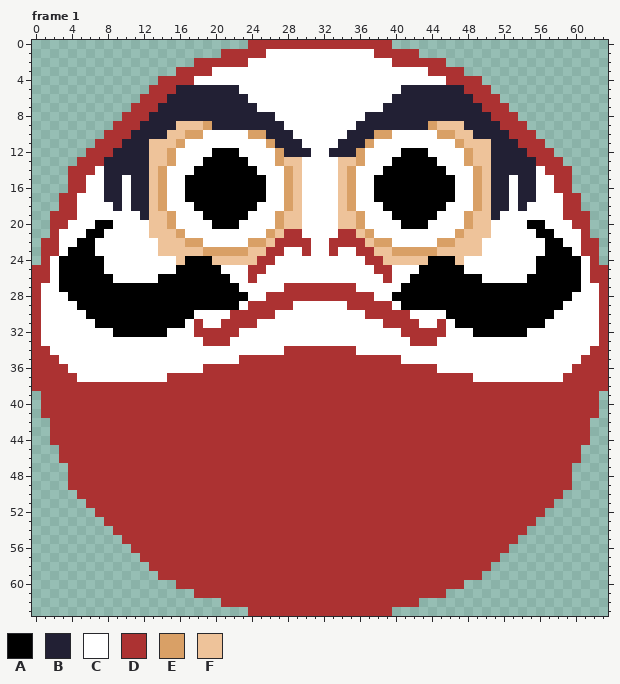
Pixel-art file: Assets/Draft/Base_Circle.aseprite. The picture above is the old version.
64x64 pixels, 1 frame. Shown: frame 1. The commit also changed other frames, which this record leaves out.
Visible layers, top first: "Pupils", "Eyebrow", "Eyes", "Mask", "Background".
Palette (. is transparent): A #000000  B #222034  C #ffffff  D #ac3232  E #d9a066  F #eec39a
Pixels before, frame 1 (only the part around the change), first column x 0:
 0 ........................DDDDDDDDDDDDDDDD........................
 1 .....................DDDDDCCCCCCCCCCCCDDDDD.....................
 2 ..................DDDDDDCCCCCCCCCCCCCCCCDDDDDD..................
 3 ................DDDDCCCCCCCCCCCCCCCCCCCCCCCCDDDD................
 4 ..............DDDDCCCCCCCCCCCCCCCCCCCCCCCCCCCCDDDD..............
 5 .............DDDBBBBBBBCCCCCCCCCCCCCCCCCCBBBBBBBDDD.............
 6 ............DDDBBBBBBBBBCCCCCCCCCCCCCCCCBBBBBBBBBDDD............
 7 ...........DDDBBBBBBBBBBBCCCCCCCCCCCCCCBBBBBBBBBBBDDD...........
 8 ..........DDDBBBBBBBBBBBBBBCCCCCCCCCCBBBBBBBBBBBBBBDDD..........
 9 .........DDDBBBBFFFEBBBBBBBBCCCCCCCCBBBBBBBBEFFFBBBBDDD.........
10 ........DDDBBBBFFEECCCCCEEBBBCCCCCCBBBEECCCCCEEFFBBBBDDD........
11 .......DDDBBBFFFECCCCCCCCCEBBBCCCCBBBECCCCCCCCCEFFFBBBDDD.......
12 ......DDDBBBBFFECCCCAAACCCCEBBBCCBBBECCCCAAACCCCEFFBBBBDDD......
13 .....DDDBBBBBFFECCCAAAAACCCEFFCCCCFFECCCAAAAACCCEFFBBBBBDDD.....
14 ....DDDCBBBBBFECCCAAAAAAACCCEFCCCCFECCCAAAAAAACCCEFBBBBBCDDD....
15 ....DDCCBBCBBFECCAAAAAAAAACCEFCCCCFECCAAAAAAAAACCEFBBCBBCCDD....
16 ....DDCCBBCBBFECCAAAAAAAAACCEFCCCCFECCAAAAAAAAACCEFBBCBBCCDD....
17 ...DDCCCBBCBBFECCAAAAAAAAACCEFCCCCFECCAAAAAAAAACCEFBBCBBCCCDD...
18 ...DDCCCCBCBBFECCCAAAAAAACCCEFCCCCFECCCAAAAAAACCCEFBBCBCCCCDD...
19 ..DDDCCCCCCCBFFECCCAAAAACCCEFFCCCCFFECCCAAAAACCCEFFBCCCCCCCDDD..
20 ..DDCCCAACCCCFFECCCCAAACCCCEFFCCCCFFECCCCAAACCCCEFFCCCCAACCCDD..
21 ..DCCCAACCCCCFFFECCCCCCCCCEFDDCCCCDDFECCCCCCCCCEFFFCCCCCAACCCD..
22 .DDCCAACCCCCCCFFFEECCCCCEEFDDDDCCDDDDFEECCCCCEEFFFCCCCCCCAACCDD.
23 .DDCAAACCCCCCCFFFFFEEEEEFFDDCCDCCDCCDDFFEEEEEFFFFFCCCCCCCAAACDD.
24 .DCAAAAACCCCCCCCFAAAFFFFFDDCCCCCCCCCCDDFFFFFAAAFCCCCCCCCAAAAACD.
25 DDCAAAAACCCCCCCCAAAAACCCDDCCCCCCCCCCCCDDCCCAAAAACCCCCCCCAAAAACDD
26 DDCAAAAAACCCCCAAAAAAAACCDCCCCCCCCCCCCCCDCCAAAAAAAACCCCCAAAAAACDD
27 DCCAAAAAAAAAAAAAAAAAAAACCCCCDDDDDDDDCCCCCAAAAAAAAAAAAAAAAAAAACCD
28 DCCCAAAAAAAAAAAAAAAAAAAACCDDDDDDDDDDDDCCAAAAAAAAAAAAAAAAAAAACCCD
29 DCCCCAAAAAAAAAAAAAAAAAACDDDDDCCCCCCDDDDDCAAAAAAAAAAAAAAAAAACCCCD
30 DCCCCCAAAAAAAAAAAACCCCDDDDDCCCCCCCCCCDDDDDCCCCAAAAAAAAAAAACCCCCD
31 DCCCCCCAAAAAAAAAACDCCDDDDCCCCCCCCCCCCCCDDDDCCDCAAAAAAAAAACCCCCCD
32 DCCCCCCCCAAAAAACCCDDDDDCCCCCCCCCCCCCCCCCCDDDDDCCCAAAAAACCCCCCCCD
33 DCCCCCCCCCCCCCCCCCCDDDCCCCCCCCCCCCCCCCCCCCDDDCCCCCCCCCCCCCCCCCCD
34 DDCCCCCCCCCCCCCCCCCCCCCCCCCCDDDDDDDDCCCCCCCCCCCCCCCCCCCCCCCCCCDD
35 DDDCCCCCCCCCCCCCCCCCCCCDDDDDDDDDDDDDDDDDDCCCCCCCCCCCCCCCCCCCCDDD
36 DDDDCCCCCCCCCCCCCCCDDDDDDDDDDDDDDDDDDDDDDDDDDCCCCCCCCCCCCCCCDDDD
37 DDDDDCCCCCCCCCCDDDDDDDDDDDDDDDDDDDDDDDDDDDDDDDDDDCCCCCCCCCCDDDDD
38 DDDDDDDDDDDDDDDDDDDDDDDDDDDDDDDDDDDDDDDDDDDDDDDDDDDDDDDDDDDDDDDD
39 .DDDDDDDDDDDDDDDDDDDDDDDDDDDDDDDDDDDDDDDDDDDDDDDDDDDDDDDDDDDDDD.
40 .DDDDDDDDDDDDDDDDDDDDDDDDDDDDDDDDDDDDDDDDDDDDDDDDDDDDDDDDDDDDDD.
41 .DDDDDDDDDDDDDDDDDDDDDDDDDDDDDDDDDDDDDDDDDDDDDDDDDDDDDDDDDDDDDD.
42 ..DDDDDDDDDDDDDDDDDDDDDDDDDDDDDDDDDDDDDDDDDDDDDDDDDDDDDDDDDDDD..
43 ..DDDDDDDDDDDDDDDDDDDDDDDDDDDDDDDDDDDDDDDDDDDDDDDDDDDDDDDDDDDD..
44 ..DDDDDDDDDDDDDDDDDDDDDDDDDDDDDDDDDDDDDDDDDDDDDDDDDDDDDDDDDDDD..
45 ...DDDDDDDDDDDDDDDDDDDDDDDDDDDDDDDDDDDDDDDDDDDDDDDDDDDDDDDDDD...
46 ...DDDDDDDDDDDDDDDDDDDDDDDDDDDDDDDDDDDDDDDDDDDDDDDDDDDDDDDDDD...
47 ....DDDDDDDDDDDDDDDDDDDDDDDDDDDDDDDDDDDDDDDDDDDDDDDDDDDDDDDD....
48 ....DDDDDDDDDDDDDDDDDDDDDDDDDDDDDDDDDDDDDDDDDDDDDDDDDDDDDDDD....
49 ....DDDDDDDDDDDDDDDDDDDDDDDDDDDDDDDDDDDDDDDDDDDDDDDDDDDDDDDD....
50 .....DDDDDDDDDDDDDDDDDDDDDDDDDDDDDDDDDDDDDDDDDDDDDDDDDDDDDD.....
51 ......DDDDDDDDDDDDDDDDDDDDDDDDDDDDDDDDDDDDDDDDDDDDDDDDDDDD......
52 .......DDDDDDDDDDDDDDDDDDDDDDDDDDDDDDDDDDDDDDDDDDDDDDDDDD.......
53 ........DDDDDDDDDDDDDDDDDDDDDDDDDDDDDDDDDDDDDDDDDDDDDDDD........
54 .........DDDDDDDDDDDDDDDDDDDDDDDDDDDDDDDDDDDDDDDDDDDDDD.........
55 ..........DDDDDDDDDDDDDDDDDDDDDDDDDDDDDDDDDDDDDDDDDDDD..........
56 ...........DDDDDDDDDDDDDDDDDDDDDDDDDDDDDDDDDDDDDDDDDD...........
57 ............DDDDDDDDDDDDDDDDDDDDDDDDDDDDDDDDDDDDDDDD............
58 .............DDDDDDDDDDDDDDDDDDDDDDDDDDDDDDDDDDDDDD.............
59 ..............DDDDDDDDDDDDDDDDDDDDDDDDDDDDDDDDDDDD..............
60 ................DDDDDDDDDDDDDDDDDDDDDDDDDDDDDDDD................
61 ..................DDDDDDDDDDDDDDDDDDDDDDDDDDDD..................
62 .....................DDDDDDDDDDDDDDDDDDDDDD.....................
63 ........................DDDDDDDDDDDDDDDD........................
After the commit:
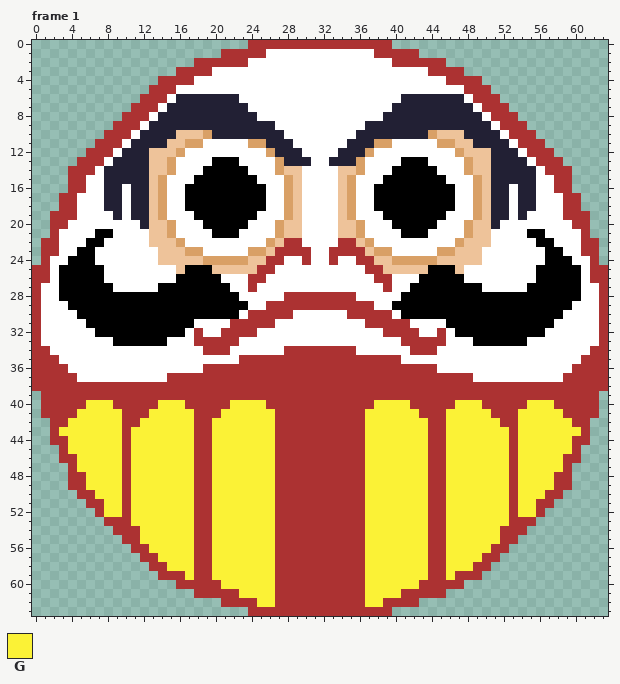
Colours new in this view: G #fbf236
The edit:
layer "Stripes" added
Changed rows in their new state; - is an unchanged pixel.
Frame 1:
first column x 3:
 5 -------------CCCCCCC------------------CCCCCCC-------------
 6 ------------C-------C----------------C-------C------------
 7 -----------C---------C--------------C---------C-----------
 8 ----------C-----------CC----------CC-----------C----------
 9 ---------C---BBBB-------C--------C-------BBBB---C---------
10 --------C---B-FFEBBBBBB--C------C--BBBBBBEFF-B---C--------
11 -------C--BB-FEE-----EEB--C----C--BEE-----EEF-BB--C-------
12 ------C-----FE---CCC---EB--C--C--BE---CCC---EF-----C------
13 -----C----------C---C----BBB--BBB----C---C----------C-----
14 -----------FE--C-----C--EF------FE--C-----C--EF-----------
15 -------B------C-------C------------C-------C------B-------
18 -----B--------A-------A------------A-------A--------B-----
19 ------B-B--EC--A-----A--CE------EC--A-----A--CE--B-B------
20 ----CC---B------A---A----------------A---A------B---CC----
21 ---C-A------EC---AAA---CEFF----FFEC---AAA---CE------A-C---
22 --C-A-----F--ECC-----CCEF--C--C--FECC-----CCE--F-----A-C--
23 -C------------EECCCCCEEF-DD----DD-FEECCCCCEE------------C-
24 C---C------FF-FFEEEEE-F-D--D--D--D-F-EEEEEFF-FF------C---C
25 -------------F---FFFFF-D----------D-FFFFF---F-------------
26 -----C-----CC-----C---D------------D---C-----CC-----C-----
27 ------CCCCC--------C-D---CCCCCCCC---D-C--------CCCCC------
28 A-------------------C--CC--------CC--C-------------------A
29 -A------------------ACC---DDDDDD---CCA------------------A-
30 --A------------AAAAAC---DD------DD---CAAAAA------------A--
31 ---A----------AC--C---DD----------DD---C--CA----------A---
32 ----AA------AA--CC--DD--------------DD--CC--AA------AA----
33 ------AAAAAA---D---D------------------D---D---AAAAAA------
34 ----------------DDD--------------------DDD----------------
first column x 3:
40 ---GGG-----GGG-----GGGG------------GGGG-----GGG-----GGG---
41 --GGGGG---GGGGG---GGGGGG----------GGGGGG---GGGGG---GGGGG--
42 -GGGGGG--GGGGGG--GGGGGGG----------GGGGGGG--GGGGGG--GGGGGG-
43 GGGGGGG-GGGGGGG--GGGGGGG----------GGGGGGG--GGGGGGG-GGGGGGG
44 -GGGGGG-GGGGGGG--GGGGGGG----------GGGGGGG--GGGGGGG-GGGGGG-
45 -GGGGGG-GGGGGGG--GGGGGGG----------GGGGGGG--GGGGGGG-GGGGGG-
46 --GGGGG-GGGGGGG--GGGGGGG----------GGGGGGG--GGGGGGG-GGGGG--
47 --GGGGG-GGGGGGG--GGGGGGG----------GGGGGGG--GGGGGGG-GGGGG--
48 ---GGGG-GGGGGGG--GGGGGGG----------GGGGGGG--GGGGGGG-GGGG---
49 ---GGGG-GGGGGGG--GGGGGGG----------GGGGGGG--GGGGGGG-GGGG---
50 ----GGG-GGGGGGG--GGGGGGG----------GGGGGGG--GGGGGGG-GGG----
51 -----GG-GGGGGGG--GGGGGGG----------GGGGGGG--GGGGGGG-GG-----
52 -----GG-GGGGGGG--GGGGGGG----------GGGGGGG--GGGGGGG-GG-----
53 --------GGGGGGG--GGGGGGG----------GGGGGGG--GGGGGGG--------
54 ---------GGGGGG--GGGGGGG----------GGGGGGG--GGGGGG---------
55 ---------GGGGGG--GGGGGGG----------GGGGGGG--GGGGGG---------
56 ----------GGGGG--GGGGGGG----------GGGGGGG--GGGGG----------
57 -----------GGGG--GGGGGGG----------GGGGGGG--GGGG-----------
58 ------------GGG--GGGGGGG----------GGGGGGG--GGG------------
59 --------------G--GGGGGGG----------GGGGGGG--G--------------
60 ------------------GGGGGG----------GGGGGG------------------
61 --------------------GGGG----------GGGG--------------------
62 ----------------------GG----------GG----------------------
